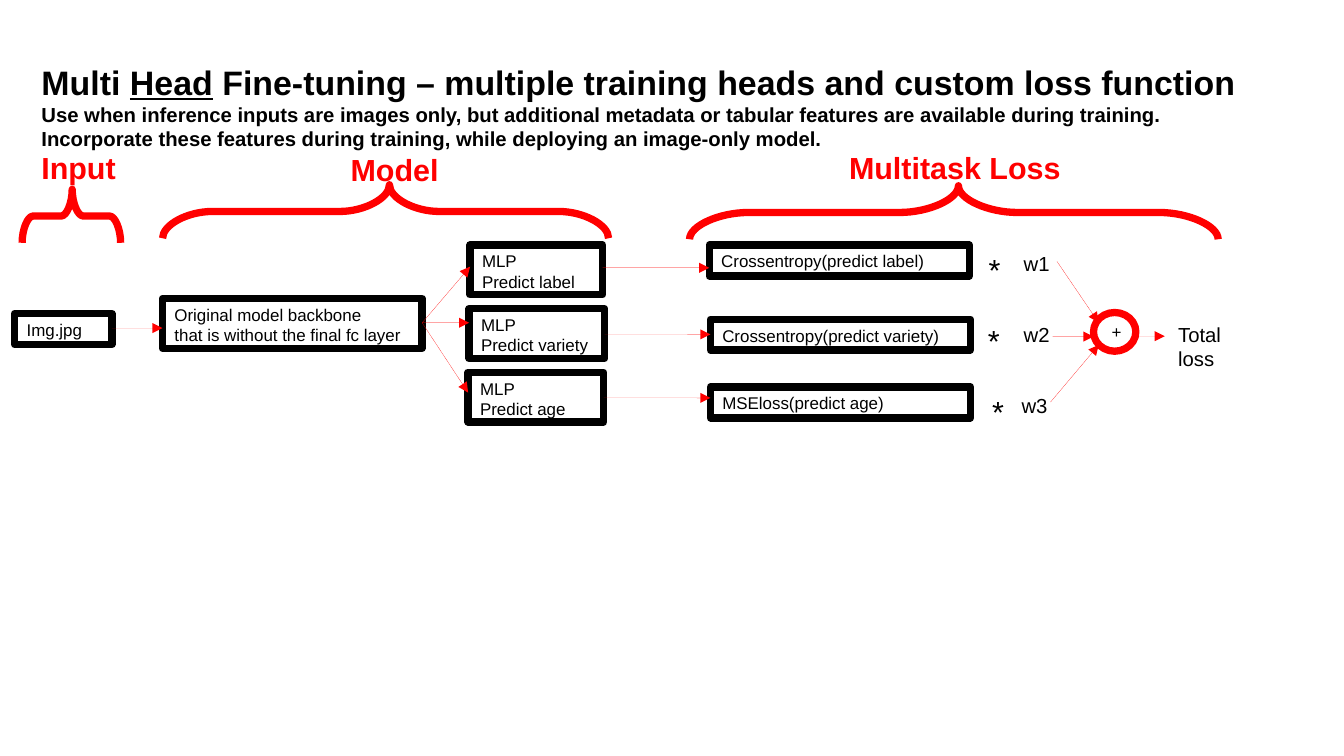
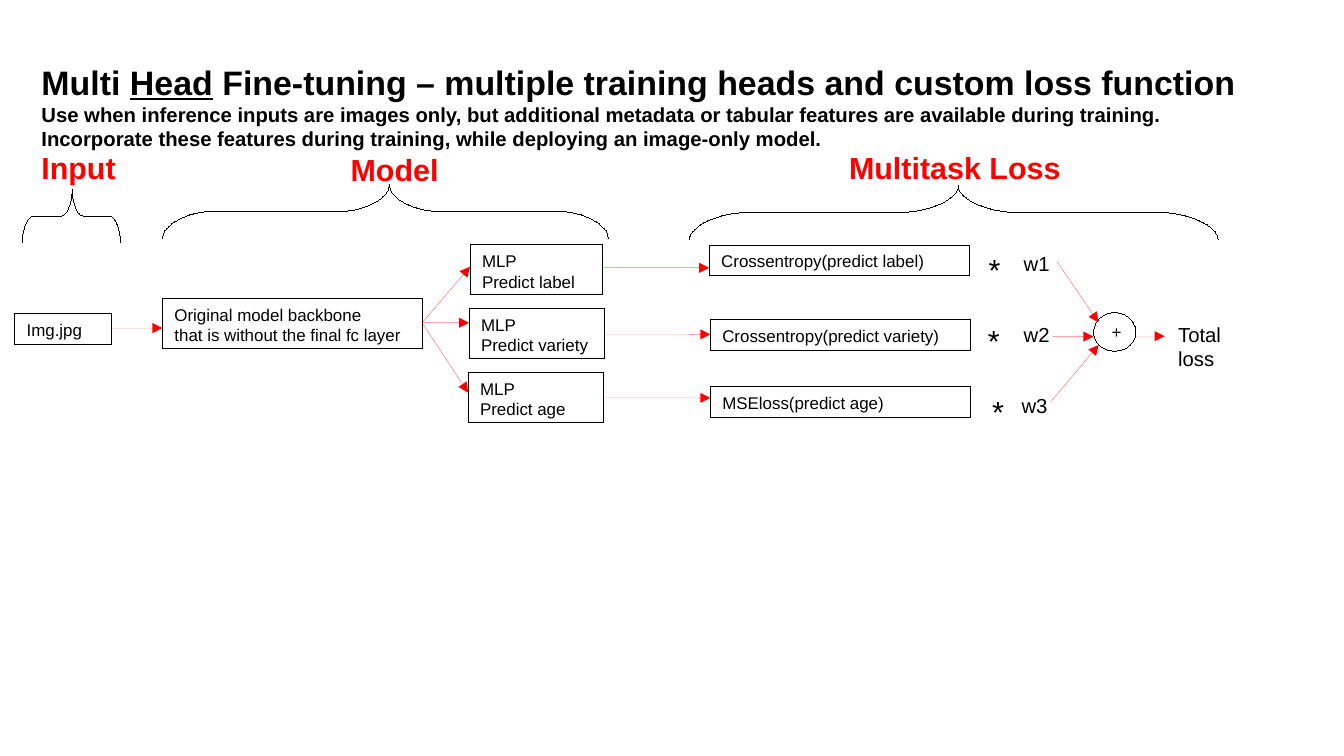
Before and after one commit to CNUClasses/CPSC471, a slide deck: slide 8 of content/lectures/illustration_ppt/illustrations.odp. Drawn at 1344x756 pixels with LibreOffice and Linux fonts; fonts in the diff are those of the drawing. Boxes give left, top, right and bottom in pixels: in the first picture for what was removed or moved away, otherwise in the second. Text is boxed around its words. In the diff, an @@ line names an element or a change of style, - is before the commit and + after.

Commit message:
lecture

```diff
--- a/content/lectures/illustration_ppt/illustrations.odp
+++ b/content/lectures/illustration_ppt/illustrations.odp
@@ freeform shape at [23,190,121,243]: outline #FF0000 4.31 pt to #000000 0 pt @@
@@ freeform shape at [162,185,609,239]: outline #FF0000 4.31 pt to #000000 0 pt; outline redrawn @@
@@ freeform shape at [689,187,1218,240]: outline #FF0000 4.31 pt to #000000 0 pt; outline redrawn @@
@@ outline #000000 4.31 pt to #000000 0 pt in 8 elements at [162,299,422,349], [471,245,604,295], [470,309,605,359], [468,372,604,422], [710,245,970,276], [711,320,971,350], [711,387,971,417], [15,313,112,344] @@
@@ ellipse "+" at [1094,312,1137,351]: outline #FF0000 4.31 pt to #000000 0 pt @@
```
Also in this commit, not shown: 10 other slides changed, 2 slides added, 1 slide removed, 3 other files.
